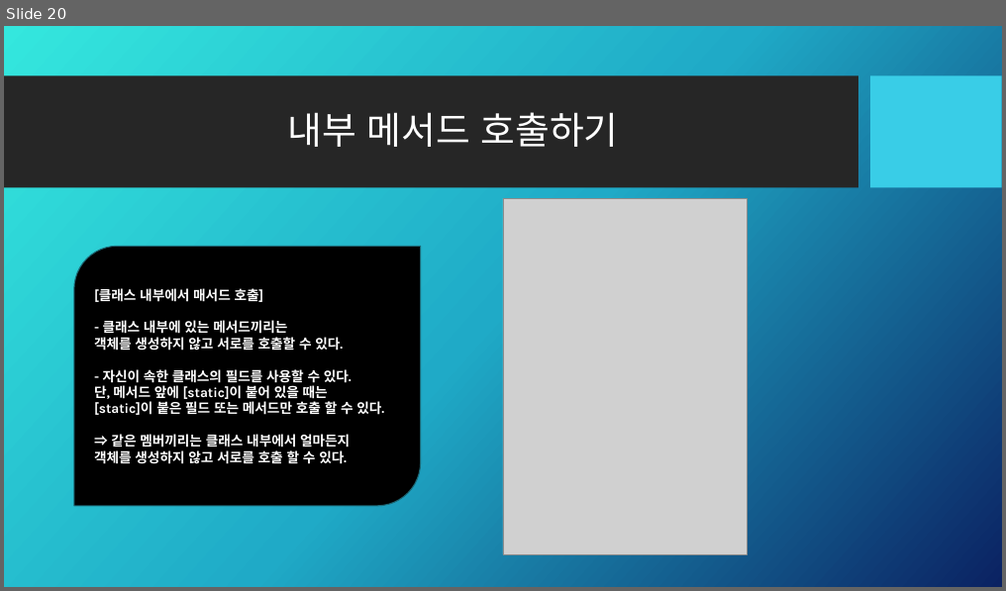
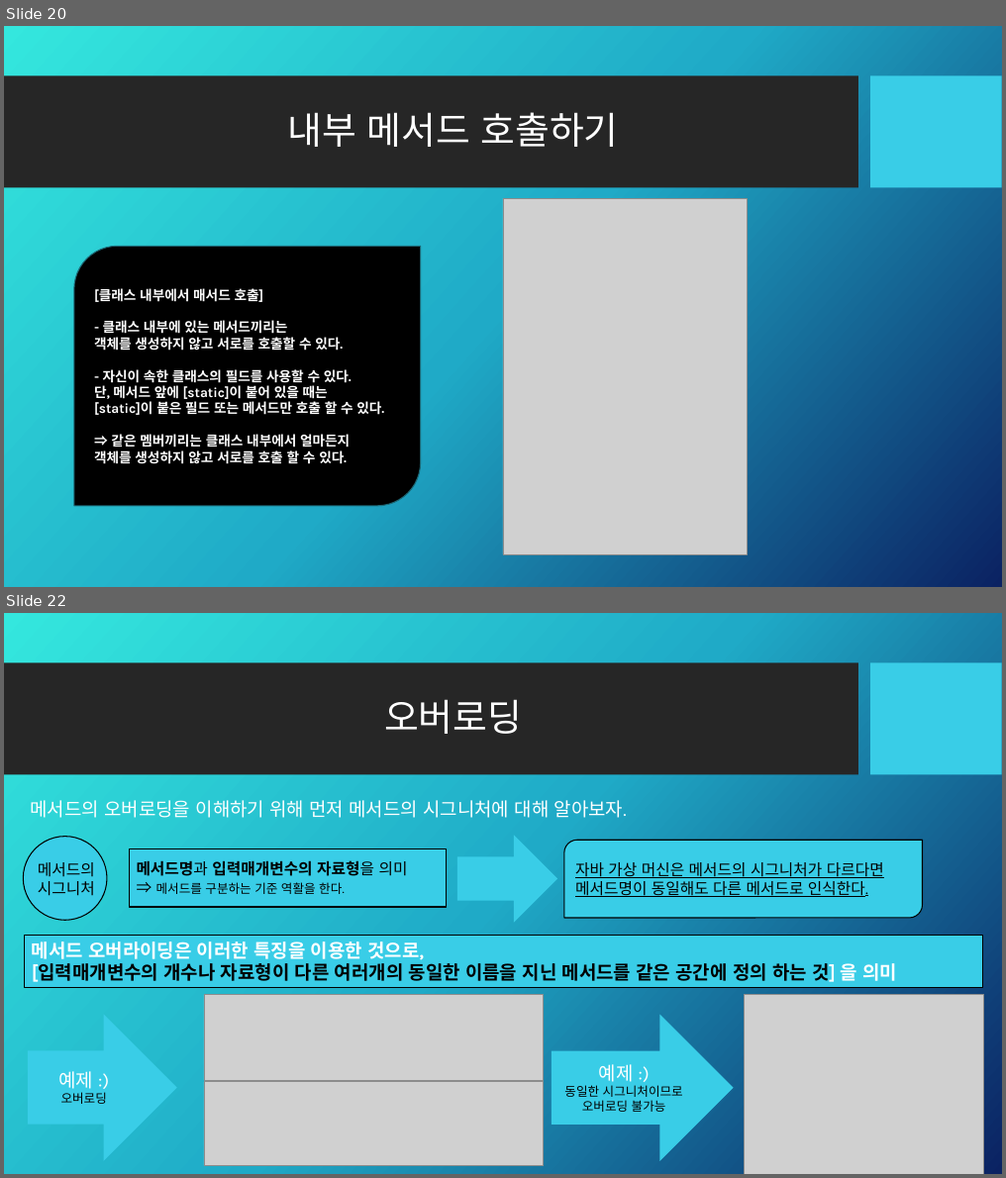
Before and after one commit to Kalex007s/java, a slide deck: study001/교육자료/java.pptx. Shown one above the other, each under a label of ours: slide 20 before the commit, slides 20 and 22 after it; the slides between them are not shown. The pictures are 1006x591 and 1006x1178 pixels, drawn with LibreOffice and Linux fonts; fonts in the diff are those of the drawing; grey boxes stand for pictures; background and template pictures are left out. Boxes give left, top, right and bottom in pixels: in the first picture for what was removed or moved away, otherwise in the second. Text is boxed around its words. In the diff, an @@ line names an element or a change of style, - is before the commit and + after.

```diff
--- a/study001/교육자료/java.pptx
+++ b/study001/교육자료/java.pptx
@@ slide 22 added at [4,613,1002,1174], background picture (left out); not listed: 2 template elements that a slide beside it also shows @@
@@ title added at [384,699,522,734], 36 pt, text #FFFFFF @@
+오버로딩
@@ text added at [31,800,627,818], 18 pt, text #FFFFFF @@
+메서드의 오버로딩을 이해하기 위해 먼저 메서드의 시그니처에 대해 알아보자.
@@ ellipse added at [24,836,107,920], fill #39CDE7, outline #000000 1 pt @@
@@ rectangle added at [129,850,446,907], fill #39CDE7, outline #000000 1 pt, 15 pt, text #000000 @@
+메서드명과 입력매개변수의 자료형을 의미
+⇒ 메서드를 구분하는 기준 역활을 한다.
@@ right arrow added at [457,836,558,923], fill #39CDE7 @@
@@ round diag rect added at [564,840,923,918], fill #39CDE7, outline #000000 1 pt, 15 pt, text #000000, underline @@
+자바 가상 머신은 메서드의 시그니처가 다르다면
+메서드명이 동일해도 다른 메서드로 인식한다.
@@ text added at [38,862,95,896], 15 pt, text #000000 @@
+메서드의
+시그니처
@@ rectangle added at [24,936,983,988], fill #39CDE7, outline #000000 0.75 pt, 18 pt, text #000000, bold @@
+메서드 오버라이딩은 이러한 특징을 이용한 것으로,
+[입력매개변수의 개수나 자료형이 다른 여러개의 동일한 이름을 지닌 메서드를 같은 공간에 정의 하는 것] 을 의미
@@ picture added at [204,995,543,1081] @@
@@ picture added at [745,994,984,1174] @@
@@ right arrow added at [27,1014,177,1161], fill #39CDE7, 18 pt, text #FFFFFF @@
+예제 :)
+오버로딩
@@ right arrow added at [551,1014,734,1161], fill #39CDE7, 12 pt, text #000000 @@
+예제 :)
+동일한 시그니처이므로 오버로딩 불가능
@@ picture added at [204,1082,544,1166] @@
```
Also in this commit, not shown: 1 other slide added.
